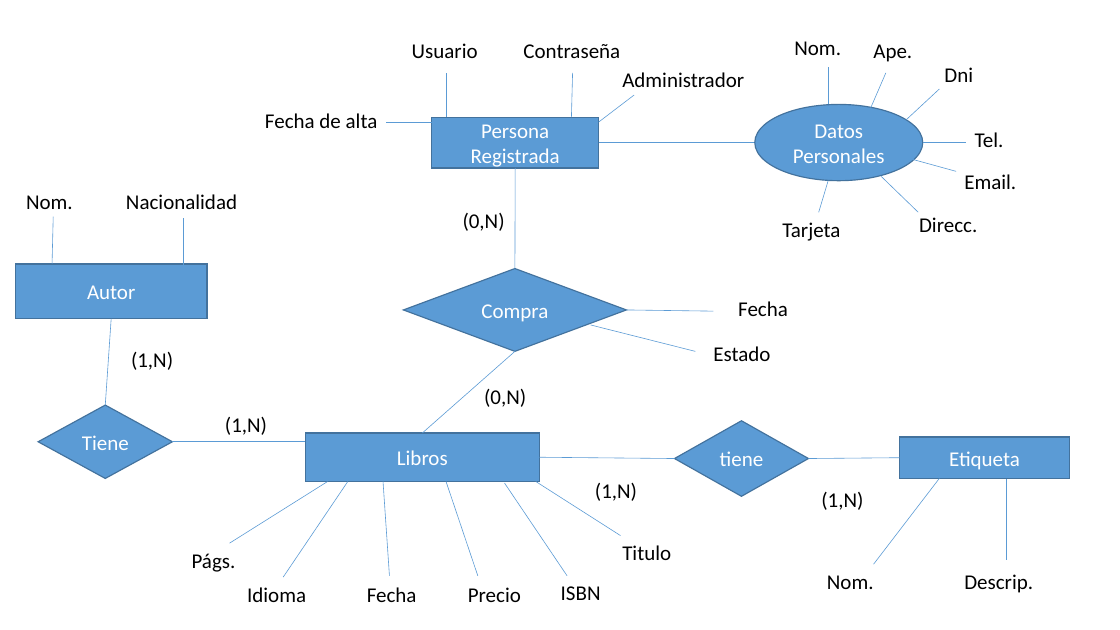
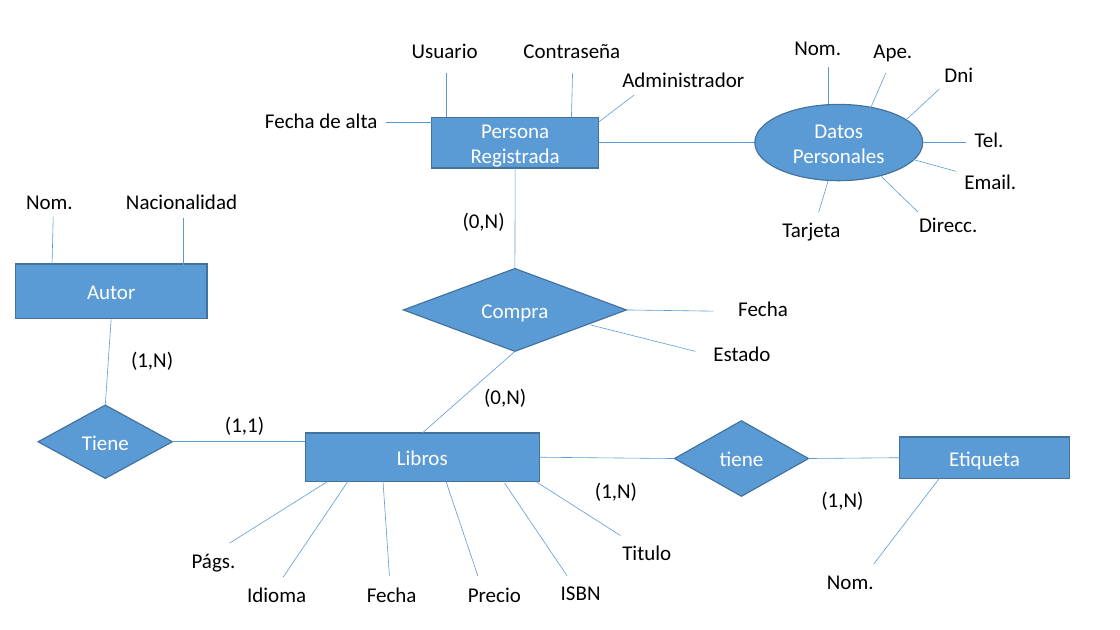
Before and after one commit to Rodra/CookBooks, a slide deck: slide 2 of Documentación/DER.pptx. Drawn at 1120x630 pixels with LibreOffice and Linux fonts; fonts in the diff are those of the drawing. Boxes give left, top, right and bottom in pixels: in the first picture for what was removed or moved away, otherwise in the second. Text is boxed around its words. In the diff, an @@ line names an element or a change of style, - is before the commit and + after.

```diff
--- a/Documentación/DER.pptx
+++ b/Documentación/DER.pptx
@@ text at bbox=[225, 417, 264, 435]: text changed @@
-(1,N)
+(1,1)
@@ line removed from (1007, 479) to (1007, 560) @@
@@ text removed at bbox=[964, 574, 1033, 593] @@
-Descrip.
```
Also in this commit, not shown: 1 other file.
